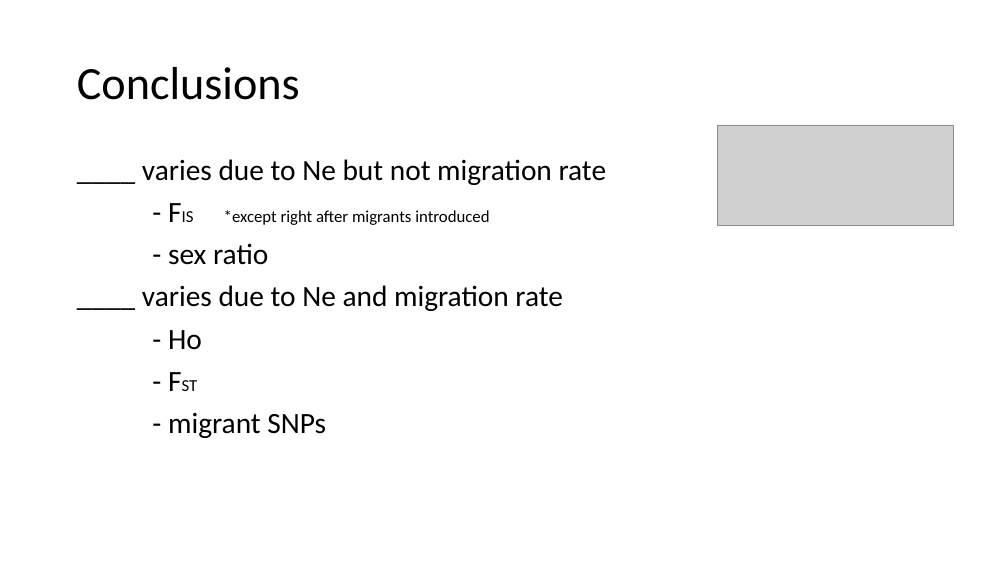
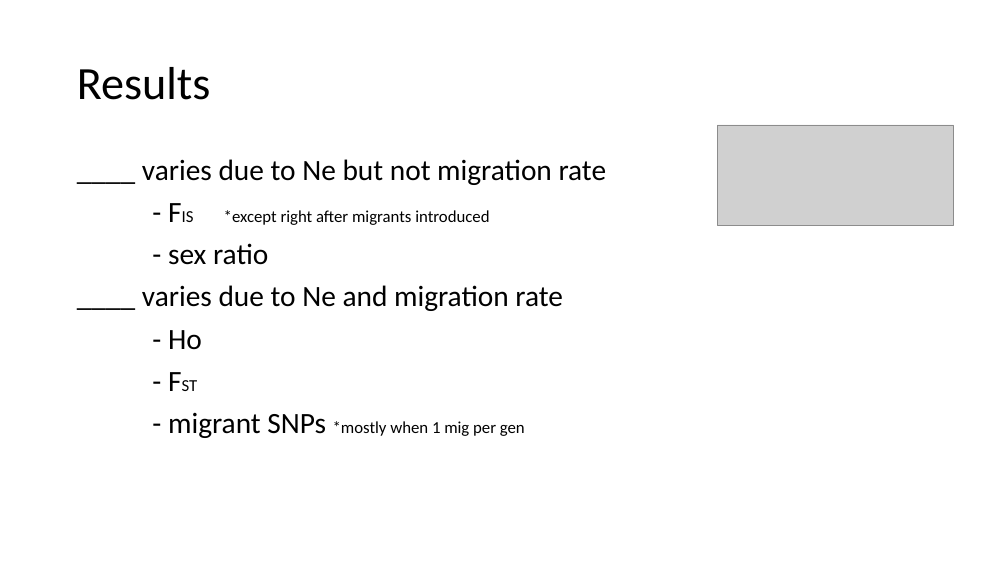
Before and after one commit to ginalamka/ComplexModel_ABM, a slide deck: slide 6 of Output_local/holding/figs/Figs_1.13.23.pptx (slide 4 before the commit). Drawn at 1008x567 pixels with LibreOffice and Linux fonts; fonts in the diff are those of the drawing; grey boxes stand for pictures. Boxes give left, top, right and bottom in pixels: in the first picture for what was removed or moved away, otherwise in the second. Text is boxed around its words. In the diff, an @@ line names an element or a change of style, - is before the commit and + after.

```diff
--- a/Output_local/holding/figs/Figs_1.13.23.pptx
+++ b/Output_local/holding/figs/Figs_1.13.23.pptx
@@ title at [77, 67, 211, 100]: text changed @@
-Conclusions
+Results
@@ text at [168, 413, 525, 438]: text changed; size 28 to 16 pt @@
-- migrant SNPs
+- migrant SNPs *mostly when 1 mig per gen
```
Also in this commit, not shown: 21 slides added, 7 slides removed, 1 other file.
